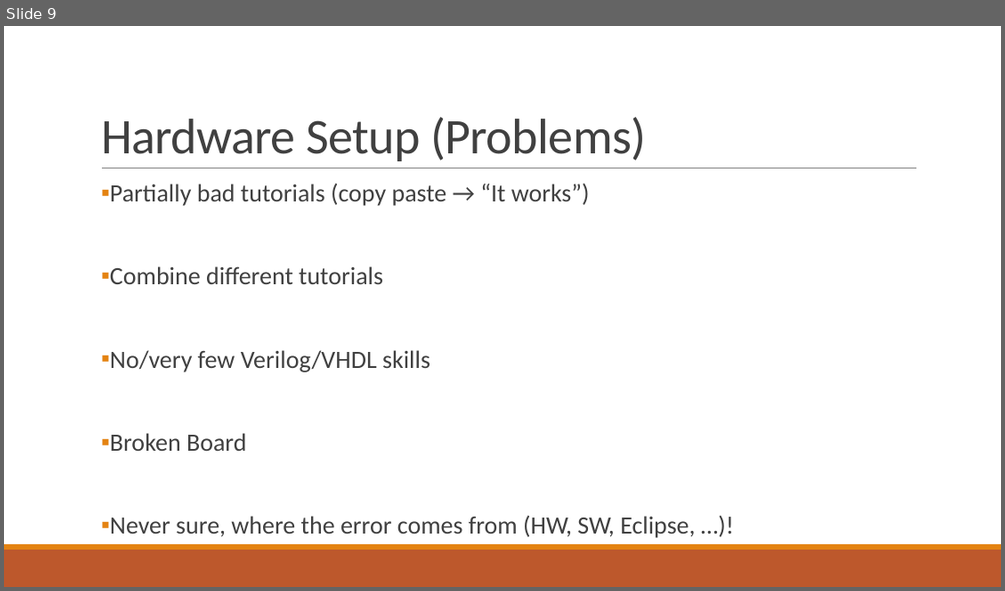
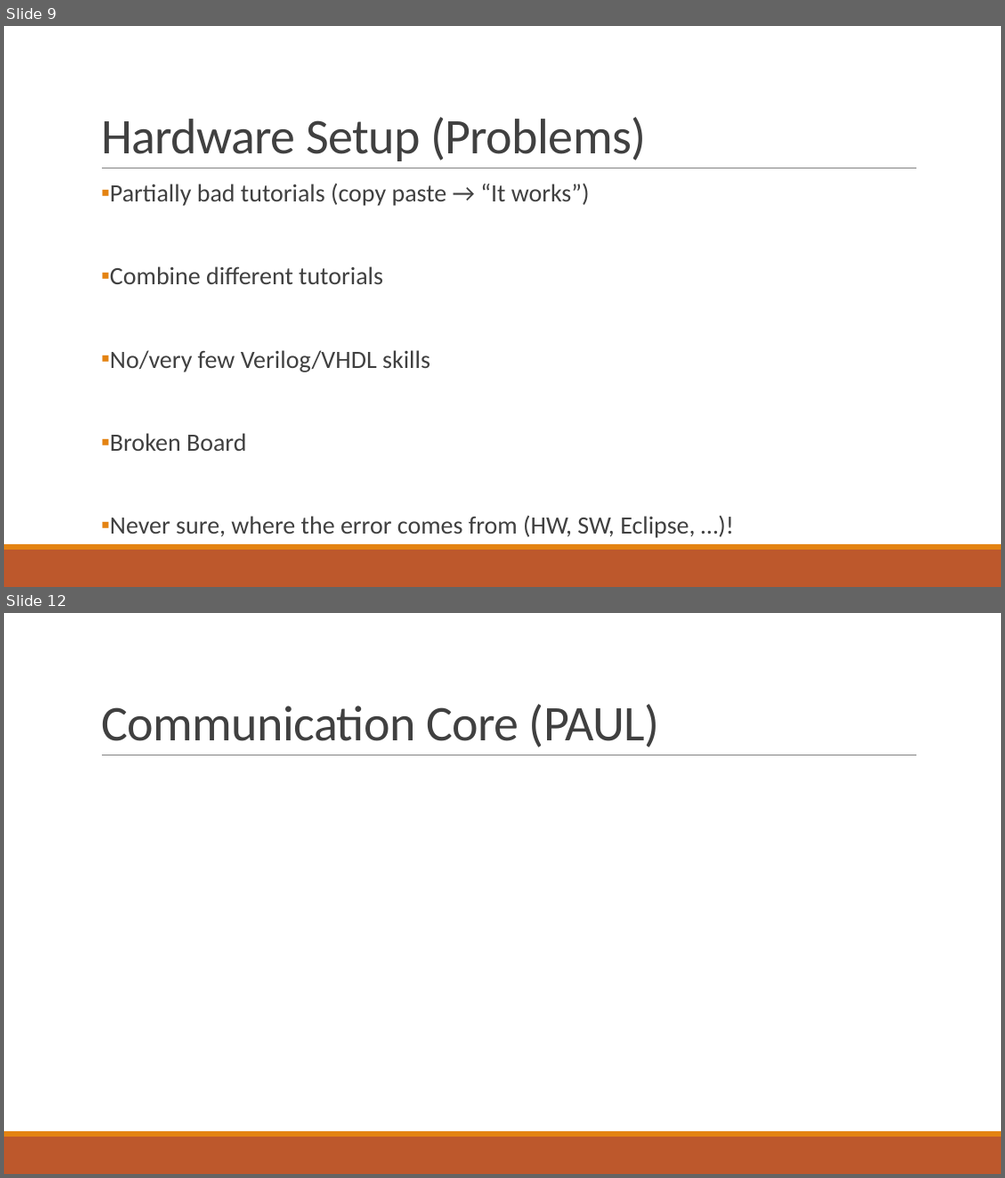
Before and after one commit to fjanssen/Car2X, a slide deck: doc/FinalPresentation.pptx. Shown one above the other, each under a label of ours: slide 9 before the commit, slides 9 and 12 after it; the slides between them are not shown. The pictures are 1005x591 and 1005x1178 pixels, drawn with LibreOffice and Linux fonts; fonts in the diff are those of the drawing. Boxes give left, top, right and bottom in pixels: in the first picture for what was removed or moved away, otherwise in the second. Text is boxed around its words. In the diff, an @@ line names an element or a change of style, - is before the commit and + after.

```diff
--- a/doc/FinalPresentation.pptx
+++ b/doc/FinalPresentation.pptx
@@ slide 12 added at <box>4,613,1001,1174</box>, background #FFFFFF; not listed: 3 template elements that a slide beside it also shows @@
@@ title added at <box>101,704,660,747</box>, 48 pt, text #404040 @@
+Communication Core (PAUL)
```
Also in this commit, not shown: 5 slides changed, 5 other slides added, 3 slides removed.
